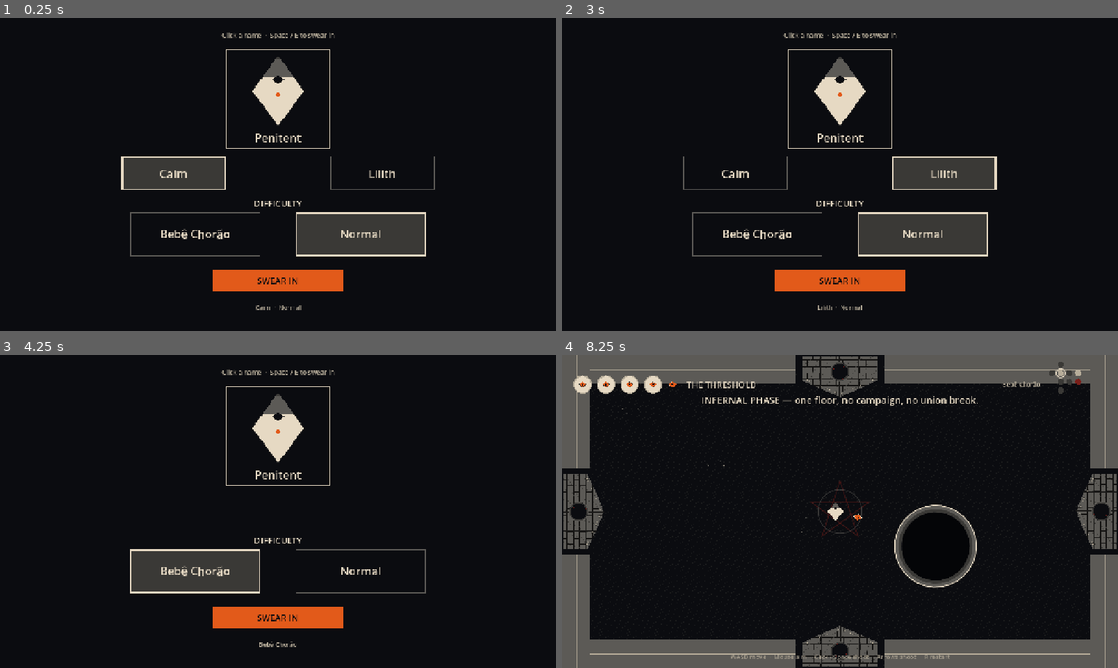
Above: before the commit, frames 1-4 (two rows, left to right).
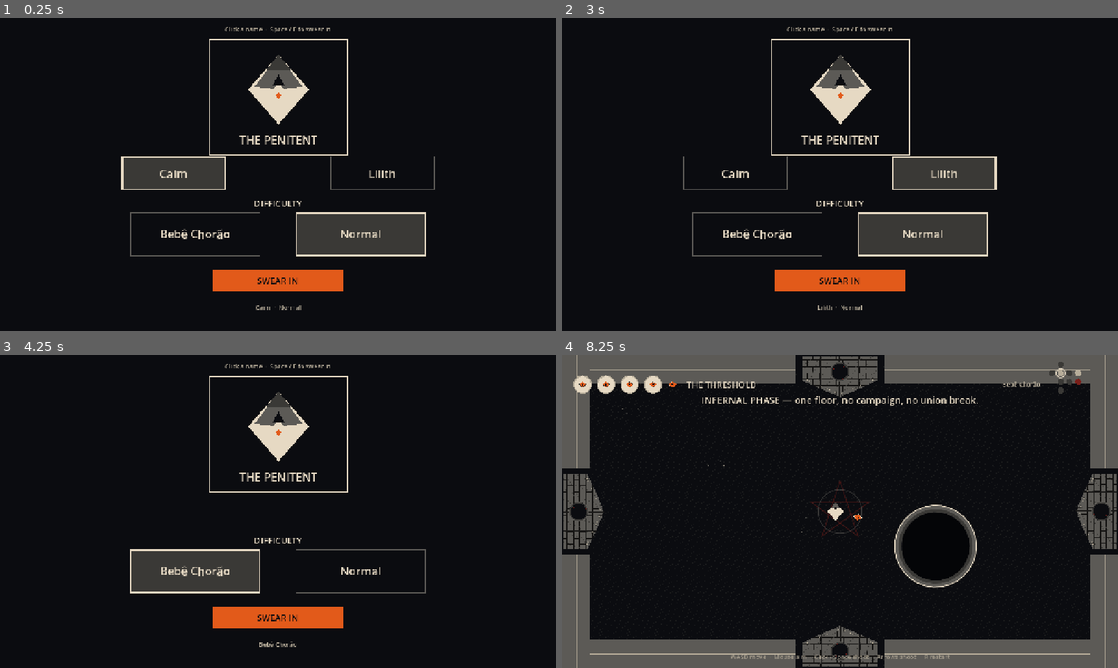
Above: after the commit, the same moments.

Repository: camiloprado/InfernalPhase
Game: Godot game, scene res://scenes/floor.tscn
Same seed, same stepped clock (60 frames per second), same inputs: the game is played once before the commit and once after it.
Inputs (mouse positions are in pixels of both pictures, inside the frame that each line leads up to):
- Up to frame 1 (0.25 s): no input
- Up to frame 2 (3 s): click "Normal" at 0.5 s; click "Normal" at 1.25 s; click "Caim" at 2 s; click "Lilith" at 2.75 s
- Up to frame 3 (4.25 s): click "Bebê Chorão" at 3.5 s
- Up to frame 4 (8.25 s): click "SWEAR IN" at 4.25 s; tap Enter at 5 s; move the mouse to (962, 495) at 5.02 s; hold D (move_right) 5.03-5.78 s; tap Down (aim_down) at 5.1 s; click (962, 495) at 5.17 s; tap A (move_left) every 0.75 s from 5.75 to 8 s; move the mouse to (728, 527) at 5.77 s; hold S (move_down) 5.78-6.53 s; tap Left (aim_left) at 5.85 s; click (728, 527) at 5.92 s; move the mouse to (895, 442) at 6.52 s; hold D (move_right) 6.53-7.28 s; tap Right (aim_right) at 6.6 s; click (895, 442) at 6.67 s; move the mouse to (812, 574) at 7.27 s; hold W (move_up) 7.28-8.03 s; tap Up (aim_up) at 7.35 s; click (812, 574) at 7.42 s; move the mouse to (1006, 558) at 8.02 s; hold A (move_left) from 8.03 s (still down); hold E (interact) from 8.03 s (still down); click (1006, 558) at 8.17 s

The runs differ from the first frame. In frame 1, 1.6% of the frame differs, in the area x 37-63%, y 2-44%; in frame 2, 1.6%; in frame 3, 1.6%; in frame 4, nothing differs.

Commit message:
Make the start dump a Penitent face, not a WHO WALKS poster.
The start card draws one large hooded Penitent (no face, Ember brand). Caim and Lilith stay text chips. Ember is only on SWEAR IN. Look capture hides the floor HUD and waits for the card to settle.

Co-authored-by: camilovgprado21 <camilovgprado21@gmail.com>

Diff:
--- a/scripts/floor.gd
+++ b/scripts/floor.gd
@@ -64,10 +64,15 @@
 		var pick = _run_pick_script.new()
 		add_child(pick)
 		if look:
+			if ui:
+				ui.visible = false
 			await get_tree().process_frame
 			await get_tree().process_frame
-			await get_tree().create_timer(0.2).timeout
+			await get_tree().create_timer(0.35).timeout
 			_qa_shot("start", true, "start_card")
+			print("LOOK_START penitent=1 who_walks=0 ember_cta=SWEAR_IN")
+			if ui:
+				ui.visible = true
 			Game.pick_run(Game.Body.CAIM, Game.Difficulty.NORMAL)
 			pick.queue_free()
 		elif pick.has_signal("chosen"):
--- a/scripts/run_pick.gd
+++ b/scripts/run_pick.gd
@@ -19,7 +19,7 @@
 var _pick_frame := -1
 var _sworn := false
 const BABY_SHEET := "res://assets/sprites/baby.png"
-const PENITENT_RECT := Rect2(520, 72, 240, 230)
+const PENITENT_RECT := Rect2(480, 48, 320, 268)
 const CAIM_RECT := Rect2(280, 318, 240, 78)
 const LILITH_RECT := Rect2(760, 318, 240, 78)
 const BABY_DIFF_RECT := Rect2(300, 448, 300, 100)
@@ -46,7 +46,7 @@
 	dim.mouse_filter = Control.MOUSE_FILTER_IGNORE
 	root.add_child(dim)
 
-	_label(root, Vector2(0, 28), Vector2(1280, 22), "Click a name  ·  Space / E to swear in", Palette.UI_DIM, 15)
+	_label(root, Vector2(0, 16), Vector2(1280, 20), "Click a name  ·  Space / E to swear in", Palette.UI_DIM, 14)
 	_bebe_card = _penitent_face(root, PENITENT_RECT)
 	_caim_btn = _name_card(root, CAIM_RECT, "Caim", func() -> void: _on_body(Game.Body.CAIM))
 	_lilith_btn = _name_card(root, LILITH_RECT, "Lilith", func() -> void: _on_body(Game.Body.LILITH))
@@ -79,7 +79,7 @@
 
 
 func _penitent_face(parent: Node, rect: Rect2) -> Control:
-	# Product face. Not a picker — Bebê Chorão stays a difficulty mode.
+	# One hooded face. Not a WHO WALKS poster and not dual Caim/Lilith portraits.
 	var frame := Control.new()
 	frame.position = rect.position
 	frame.size = rect.size
@@ -93,28 +93,14 @@
 	panel.mouse_filter = Control.MOUSE_FILTER_IGNORE
 	panel.add_theme_stylebox_override("panel", chrome)
 	frame.add_child(panel)
-	var path := "res://assets/sprites/player.png"
-	var portrait := Sprites.cell(path, 4, 3, 0, 0)
-	if portrait == null:
-		portrait = Sprites.tex(BABY_SHEET)
-	if portrait:
-		var tr := TextureRect.new()
-		tr.position = Vector2(20, 12)
-		tr.size = Vector2(rect.size.x - 40.0, 168)
-		tr.expand_mode = TextureRect.EXPAND_IGNORE_SIZE
-		tr.stretch_mode = TextureRect.STRETCH_KEEP_ASPECT_CENTERED
-		tr.texture_filter = CanvasItem.TEXTURE_FILTER_NEAREST
-		tr.mouse_filter = Control.MOUSE_FILTER_IGNORE
-		tr.texture = portrait
-		frame.add_child(tr)
-	else:
-		var art := Control.new()
-		art.position = Vector2(40, 16)
-		art.size = Vector2(rect.size.x - 80.0, 160)
-		art.mouse_filter = Control.MOUSE_FILTER_IGNORE
-		art.draw.connect(func() -> void: _draw_penitent(art, false))
-		frame.add_child(art)
-	_caption(frame, "Penitent", "", 186)
+	var art := Control.new()
+	art.position = Vector2(24, 10)
+	art.size = Vector2(rect.size.x - 48.0, 196)
+	art.mouse_filter = Control.MOUSE_FILTER_IGNORE
+	art.draw.connect(func() -> void: _draw_penitent(art, false))
+	frame.add_child(art)
+	art.queue_redraw()
+	_caption(frame, "THE PENITENT", "", 214)
 	parent.add_child(frame)
 	return frame
 
@@ -227,9 +213,10 @@
 
 
 func _draw_penitent(node: Control, lilith: bool) -> void:
-	var c := node.size * 0.5
-	var rx := 28.0 if lilith else 32.0
-	var ry := 48.0 if lilith else 42.0
+	# Hooded, no face, Bone body, 4–6px Ember brand. Not a Caim/Lilith pair.
+	var c := node.size * 0.5 + Vector2(0, 8)
+	var rx := 62.0 if lilith else 70.0
+	var ry := 88.0 if lilith else 80.0
 	var pts := PackedVector2Array([
 		c + Vector2(0, -ry),
 		c + Vector2(rx, 0),
@@ -239,21 +226,28 @@
 	node.draw_colored_polygon(pts, Palette.BONE)
 	var hood := PackedVector2Array([
 		c + Vector2(0, -ry),
-		c + Vector2(rx * 0.72, -ry * 0.22),
-		c + Vector2(0, -ry * 0.12),
-		c + Vector2(-rx * 0.72, -ry * 0.22),
+		c + Vector2(rx * 0.78, -ry * 0.08),
+		c + Vector2(rx * 0.18, -ry * 0.02),
+		c + Vector2(0, -ry * 0.18),
+		c + Vector2(-rx * 0.18, -ry * 0.02),
+		c + Vector2(-rx * 0.78, -ry * 0.08),
 	])
 	node.draw_colored_polygon(hood, Palette.ASH)
 	node.draw_colored_polygon(PackedVector2Array([
-		c + Vector2(0, -ry * 0.55),
-		c + Vector2(8, -ry * 0.22),
-		c + Vector2(-8, -ry * 0.22),
+		c + Vector2(0, -ry),
+		c + Vector2(rx * 0.42, -ry * 0.55),
+		c + Vector2(-rx * 0.42, -ry * 0.55),
+	]), Palette.ASH_MID)
+	node.draw_colored_polygon(PackedVector2Array([
+		c + Vector2(0, -ry * 0.42),
+		c + Vector2(14, -ry * 0.12),
+		c + Vector2(-14, -ry * 0.12),
 	]), Palette.VOID)
 	var brand := PackedVector2Array([
-		c + Vector2(0, -5),
-		c + Vector2(5, 2),
-		c + Vector2(0, 9),
-		c + Vector2(-5, 2),
+		c + Vector2(0, 6),
+		c + Vector2(6, 14),
+		c + Vector2(0, 22),
+		c + Vector2(-6, 14),
 	])
 	node.draw_colored_polygon(brand, Palette.EMBER)
 
